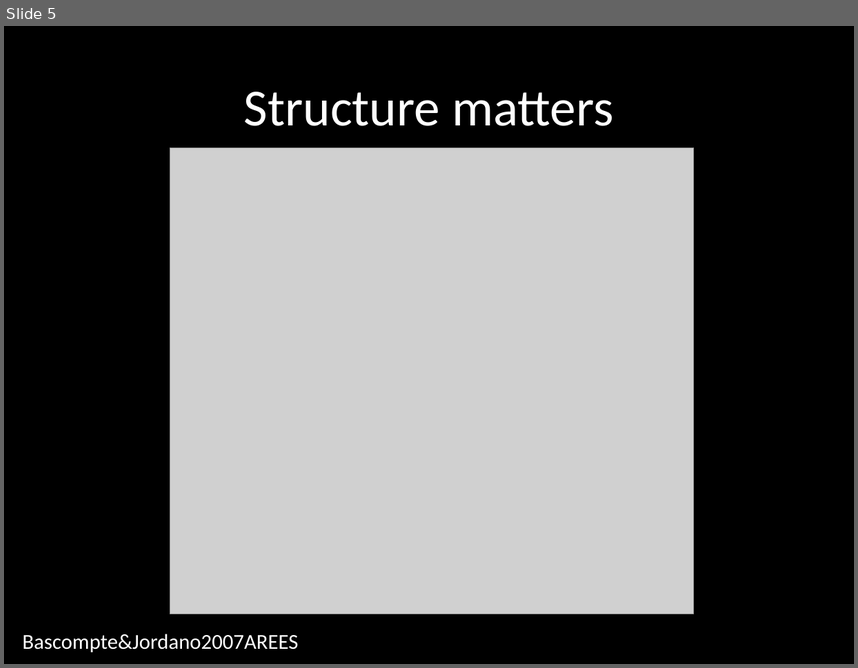
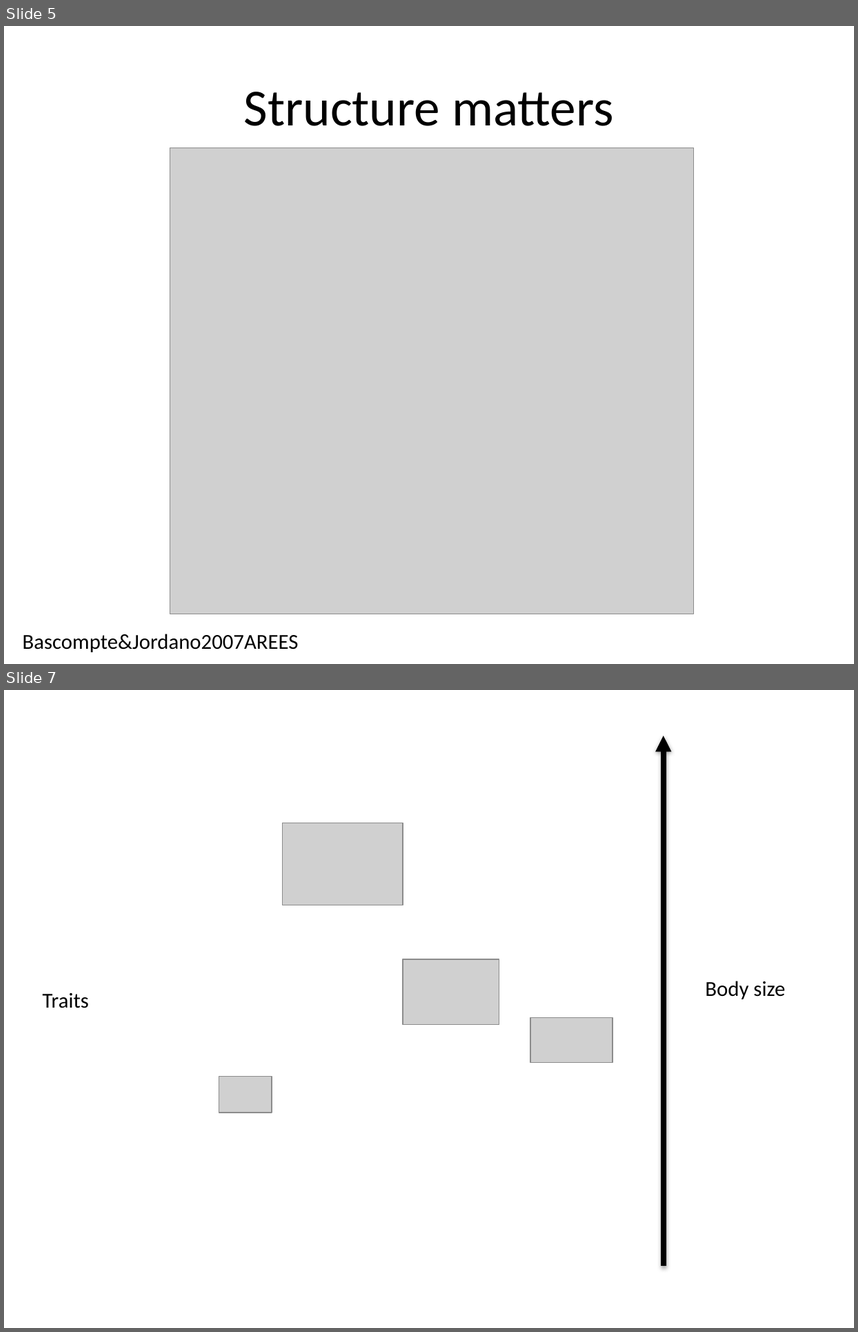
Before and after one commit to sckott/talks, a slide deck: canpolintalk/scott.pptx. Shown one above the other, each under a label of ours: slide 5 before the commit, slides 5 and 7 after it; the slides between them are not shown. The pictures are 858x668 and 858x1332 pixels, drawn with LibreOffice and Linux fonts; fonts in the diff are those of the drawing; grey boxes stand for pictures. Boxes give left, top, right and bottom in pixels: in the first picture for what was removed or moved away, otherwise in the second. Text is boxed around its words. In the diff, an @@ line names an element or a change of style, - is before the commit and + after.

```diff
--- a/canpolintalk/scott.pptx
+++ b/canpolintalk/scott.pptx
@@ slide 7 added at <box>4,690,854,1328</box>, background #FFFFFF @@
@@ arrow added from (664, 1265) to (664, 736), #000000 4.5 pt @@
@@ picture added at <box>282,822,403,904</box> @@
@@ picture added at <box>403,958,499,1024</box> @@
@@ text added at <box>43,993,89,1008</box>, 18 pt, text #000000 @@
+Traits
@@ text added at <box>705,980,785,999</box>, 18 pt, text #000000 @@
+Body size
@@ picture added at <box>530,1017,613,1063</box> @@
@@ picture added at <box>219,1076,272,1112</box> @@
@@ slide 5 changed as well @@
@@ background #000000 to #FFFFFF @@
@@ title "Structure matters" at <box>244,92,613,126</box>: text colour #FFFFFF to #000000 @@
@@ text "Bascompte&Jordano2007AREES" at <box>23,633,299,652</box>: text colour #FFFFFF to #000000 @@
```
Also in this commit, not shown: 15 other slides changed, 13 other slides added, 2 slides removed, 11 other files.
